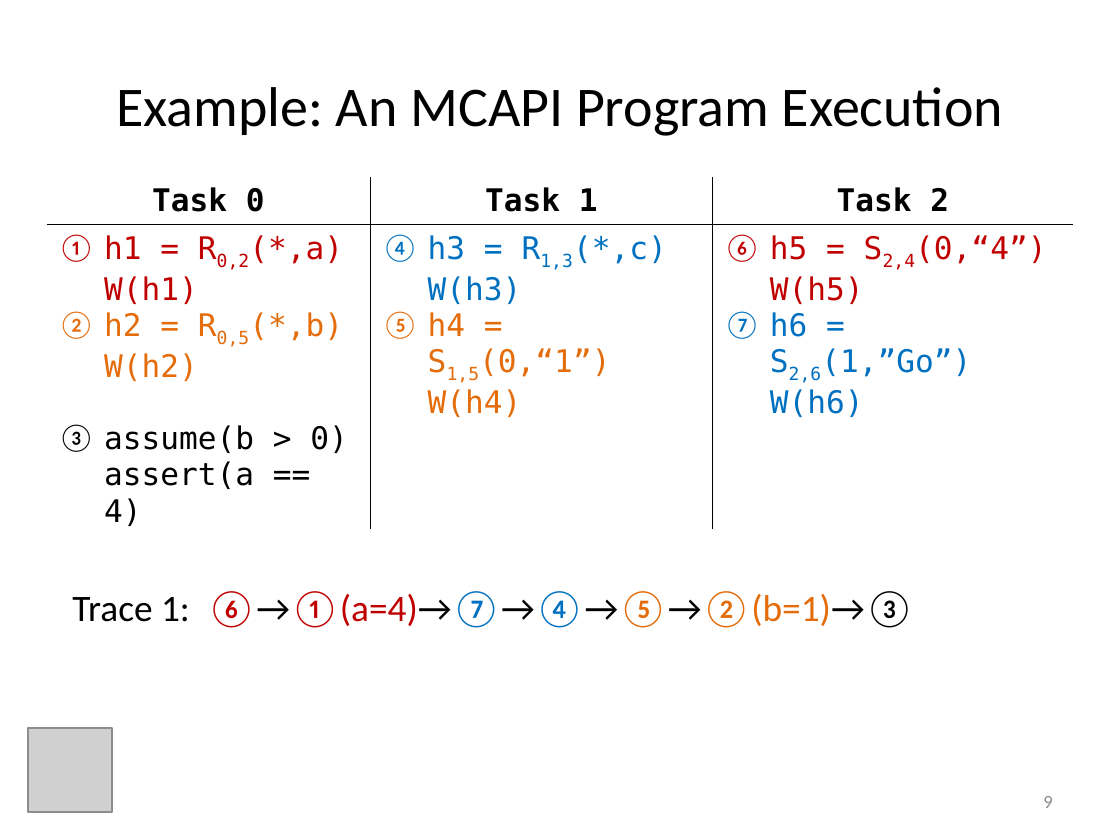
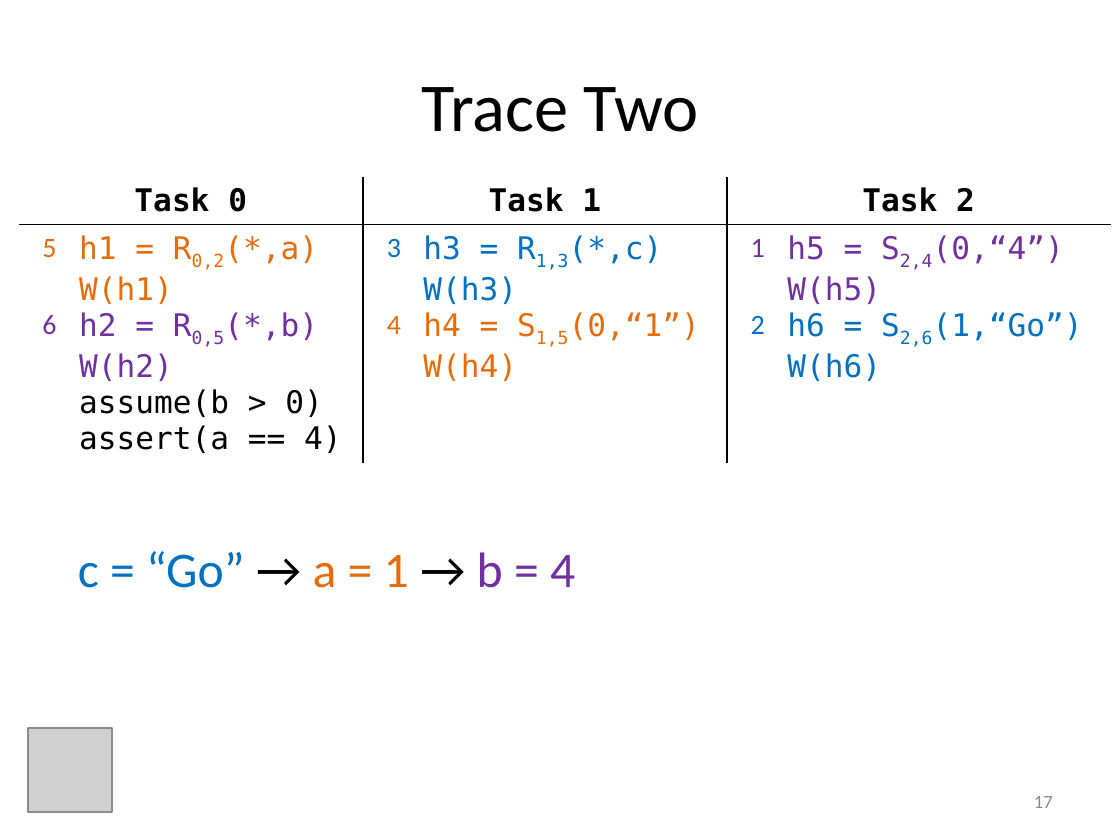
Before and after one commit to ericmercer/MP-trace-language, a slide deck: slide 17 of presentations/ASE2013.pptx (slide 9 before the commit). Drawn at 1120x840 pixels with LibreOffice and Linux fonts; fonts in the diff are those of the drawing; grey boxes stand for pictures. Boxes give left, top, right and bottom in pixels: in the first picture for what was removed or moved away, otherwise in the second. Text is boxed around its words. In the diff, an @@ line names an element or a change of style, - is before the commit and + after.

```diff
--- a/presentations/ASE2013.pptx
+++ b/presentations/ASE2013.pptx
@@ title at (421,87,699,132): text changed; size 36 to 44 pt @@
-Example: An MCAPI Program Execution
+Trace Two
@@ table at (19,177,1112,459) @@
-row 2: ① | h1 = R0,2(*,a) / W(h1) | ④ | h3 = R1,3(*,c) / W(h3) | ⑥ | h5 = S2,4(0,“4”) / W(h5)
+row 2: 5 | h1 = R0,2(*,a) / W(h1) | 3 | h3 = R1,3(*,c) / W(h3) | 1 | h5 = S2,4(0,“4”) / W(h5)
-row 3: ② | h2 = R0,5(*,b) / W(h2) | ⑤ | h4 = S1,5(0,“1”) / W(h4) | ⑦ | h6 = S2,6(1,”Go”) / W(h6)
+row 3: 6 | h2 = R0,5(*,b) / W(h2) | 4 | h4 = S1,5(0,“1”) / W(h4) | 2 | h6 = S2,6(1,“Go”) / W(h6)
-row 4, column 1: ③
+row 4, column 1: 
@@ text colour #C00000 to #E46C0A in "h1 = R0,2(*,a)", "W(h1)" @@
@@ text colour #C00000 to #7030A0 in "h5 = S2,4(0,“4”)", "W(h5)" @@
@@ text colour #E46C0A to #7030A0 in "h2 = R0,5(*,b)", "W(h2)" @@
@@ table: place and size @@
-table at (47,177,1073,530)
+table at (19,177,1112,459)
@@ text added at (78,551,575,588), 32 pt, text #0070C0 @@
+c = “Go” → a = 1 → b = 4
@@ text removed at (72,591,915,628) @@
-Trace 1: ⑥→①(a=4)→⑦→④→⑤→②(b=1)→③
@@ page number at (1034,796,1053,808): text changed @@
-9
+17
```
Also in this commit, not shown: 28 other slides changed, 17 slides added, 1 slide removed.
